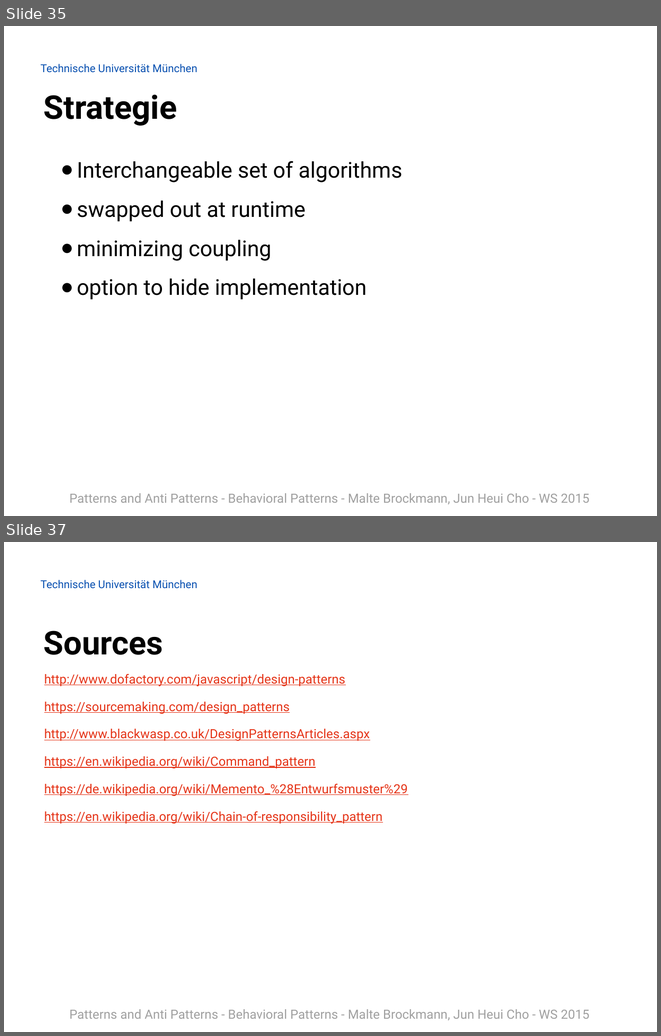
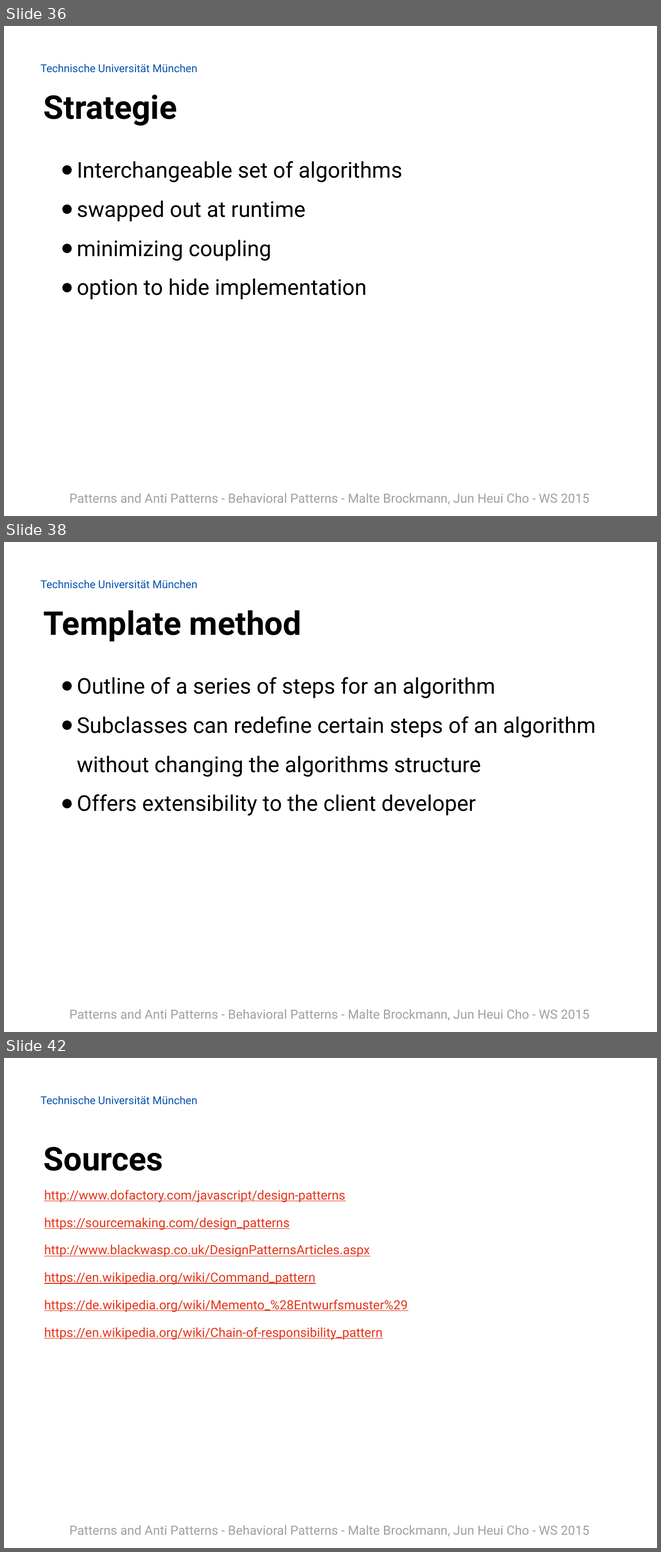
Before and after one commit to Painted6/Behavioral-design-patterns, a slide deck: Behavioral Patterns - JS Patterns and Anti Patterns.pptx. Shown one above the other, each under a label of ours: slides 35 and 37 before the commit, slides 36, 38 and 42 after it; the slides between them are not shown. The pictures are 661x1036 and 661x1552 pixels, drawn with LibreOffice and Linux fonts; fonts in the diff are those of the drawing; background and template pictures are left out. Boxes give left, top, right and bottom in pixels: in the first picture for what was removed or moved away, otherwise in the second. Text is boxed around its words. In the diff, an @@ line names an element or a change of style, - is before the commit and + after.

Commit message:
added template method and state pattern to the slides, created pdf of slides

```diff
--- a/Behavioral Patterns - JS Patterns and Anti Patterns.pptx
+++ b/Behavioral Patterns - JS Patterns and Anti Patterns.pptx
@@ slide 38 added at bbox=[4, 542, 657, 1032], background picture (left out); not listed: 2 template elements that a slide beside it also shows @@
@@ title added at bbox=[44, 610, 301, 642], 36 pt, text #000000, bold @@
+Template method
@@ text added at bbox=[77, 677, 596, 815], 24 pt, text #000000 @@
+● Outline of a series of steps for an algorithm
+● Subclasses can redefine certain steps of an algorithm without changing the algorithms structure
+● Offers extensibility to the client developer
@@ what was slide 35 is now slide 36 @@
@@ what was slide 37 is now slide 42 @@
```
Also in this commit, not shown: 7 slides changed, 4 other slides added, 1 other file.
